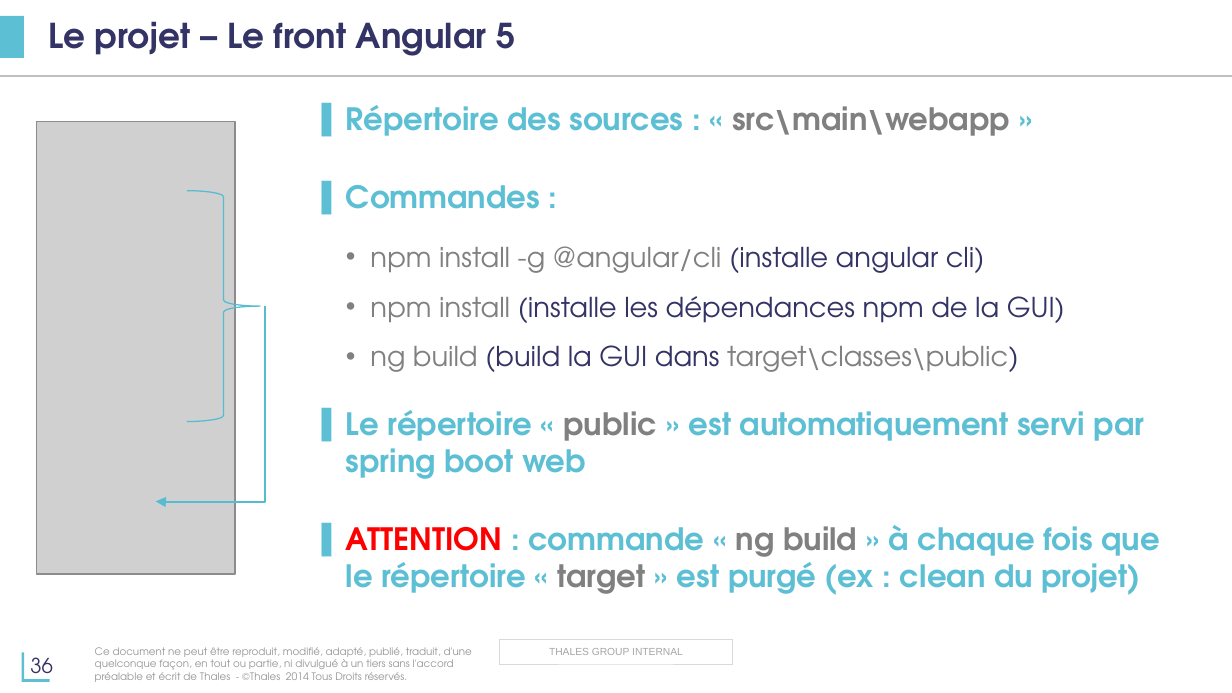
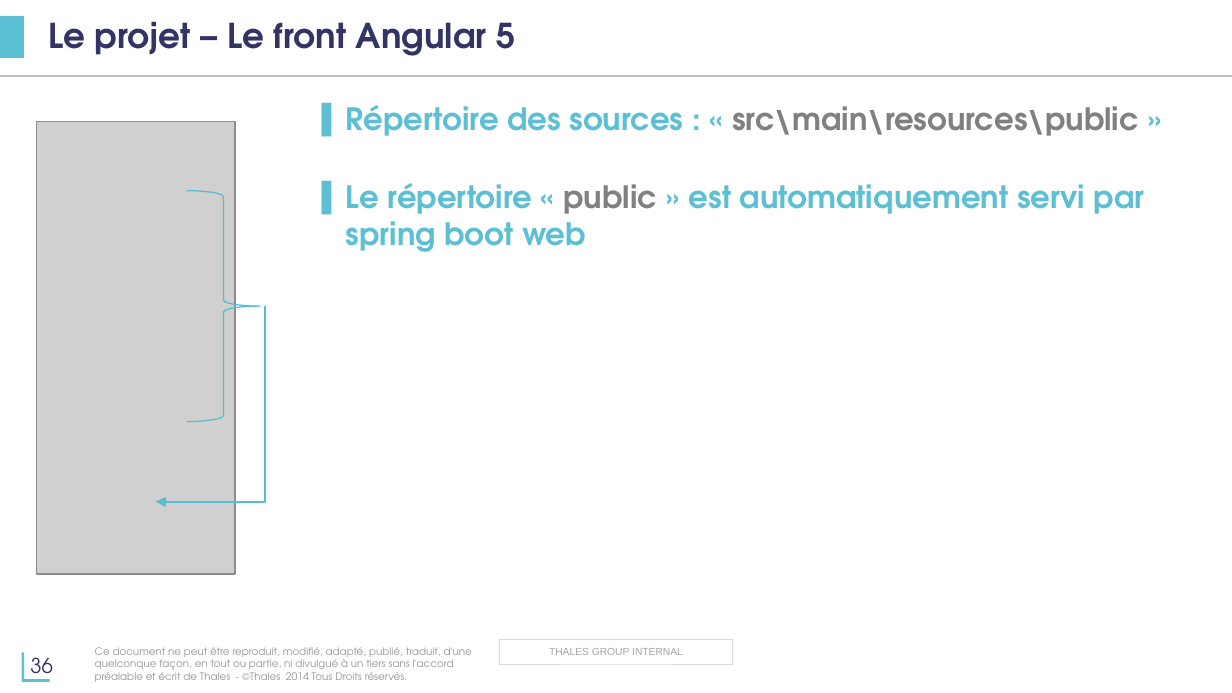
Before and after one commit to tsn-coding-dojo/java-spring-formation, a slide deck: slide 36 of présentation/Formation-Java.pptx. Drawn at 1232x693 pixels with LibreOffice and Linux fonts; fonts in the diff are those of the drawing; grey boxes stand for pictures; background and template pictures are left out. Boxes give left, top, right and bottom in pixels: in the first picture for what was removed or moved away, otherwise in the second. Text is boxed around its words. In the diff, an @@ line names an element or a change of style, - is before the commit and + after.

```diff
--- a/présentation/Formation-Java.pptx
+++ b/présentation/Formation-Java.pptx
@@ text at (x1=346, y1=105, x2=1139, y2=136): text changed; size 16 to 18 pt; bold on @@
-▌ Répertoire des sources : « src\main\webapp »
-▌ Commandes :
-  • npm install -g @angular/cli (installe angular cli)
-  • npm install (installe les dépendances npm de la GUI)
-  • ng build (build la GUI dans target\classes\public)
+▌ Répertoire des sources : « src\main\resources\public »
@@ text at (x1=346, y1=525, x2=1160, y2=595): paragraph removed @@
-▌ ATTENTION : commande « ng build » à chaque fois que le répertoire « target » est purgé (ex : clean du projet)
```
Also in this commit, not shown: 2 other slides changed.
